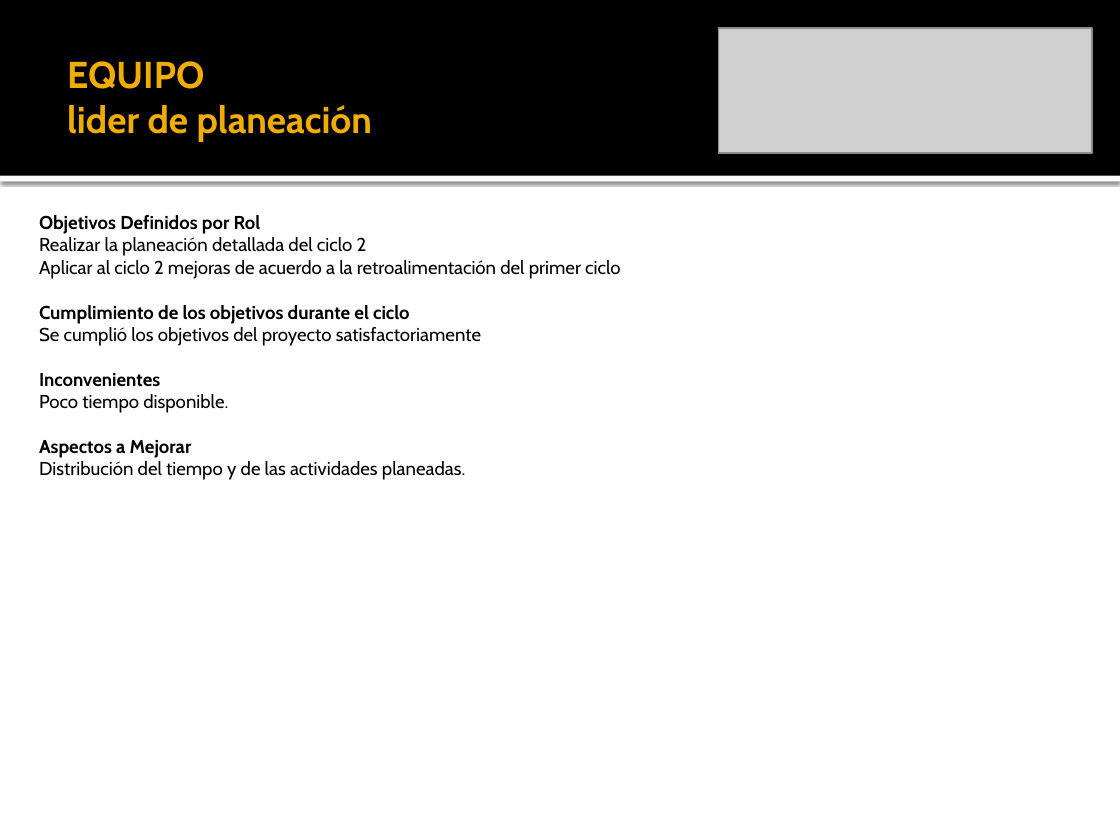
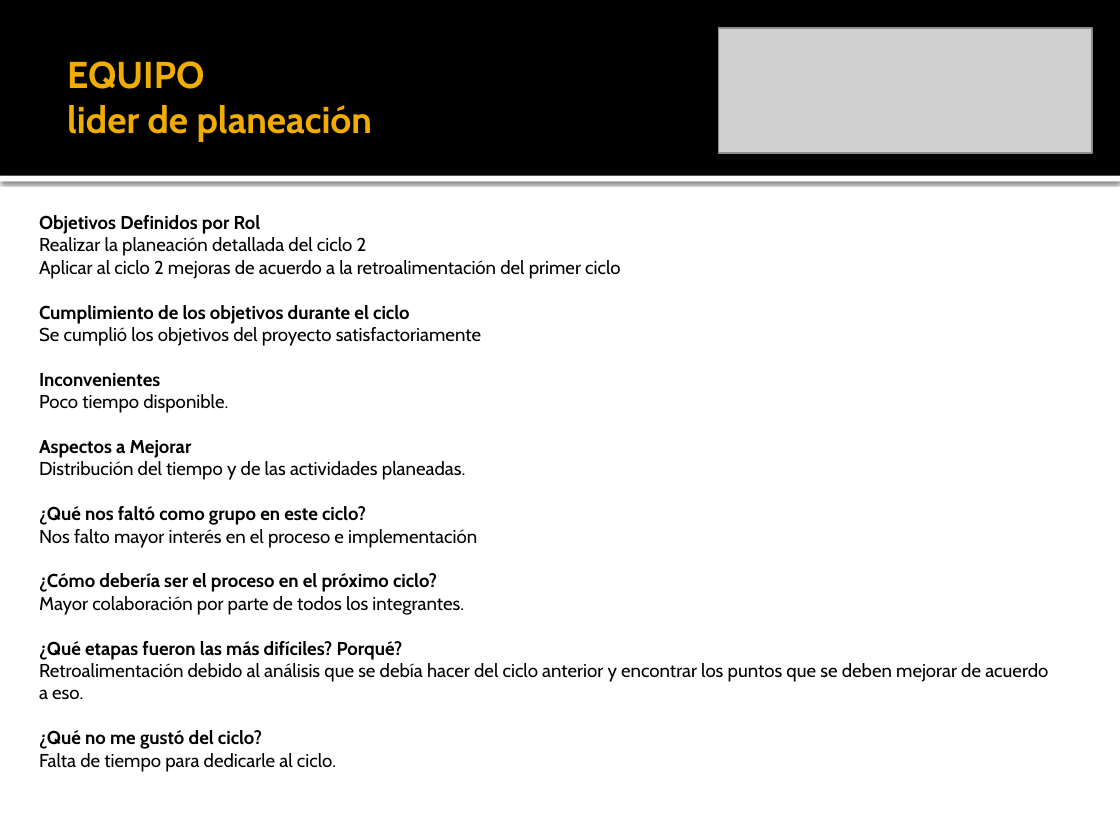
Before and after one commit to leseroth/ingenium-managment, a slide deck: slide 12 of CSOF5101 Ingeniera de Software/TSP/0323PostMortemTSPCiclo2.pptx (slide 14 before the commit). Drawn at 1120x840 pixels with LibreOffice and Linux fonts; fonts in the diff are those of the drawing; grey boxes stand for pictures. Boxes give left, top, right and bottom in pixels: in the first picture for what was removed or moved away, otherwise in the second. Text is boxed around its words. In the diff, an @@ line names an element or a change of style, - is before the commit and + after.

Commit message:
Version final del ciclo 2

```diff
--- a/CSOF5101 Ingeniera de Software/TSP/0323PostMortemTSPCiclo2.pptx
+++ b/CSOF5101 Ingeniera de Software/TSP/0323PostMortemTSPCiclo2.pptx
@@ text at bbox=[39, 506, 1048, 772]: paragraphs added @@
+¿Qué nos faltó como grupo en este ciclo?
+Nos falto mayor interés en el proceso e implementación
+¿Cómo debería ser el proceso en el próximo ciclo?
+Mayor colaboración por parte de todos los integrantes.
+¿Qué etapas fueron las más difíciles? Porqué?
+Retroalimentación debido al análisis que se debía hacer del ciclo anterior y encontrar los puntos que se deben mejorar de acuerdo a eso.
+¿Qué no me gustó del ciclo?
+Falta de tiempo para dedicarle al ciclo.
```
Also in this commit, not shown: 8 other slides changed, 1 slide added, 5 slides removed, 1 other file.
